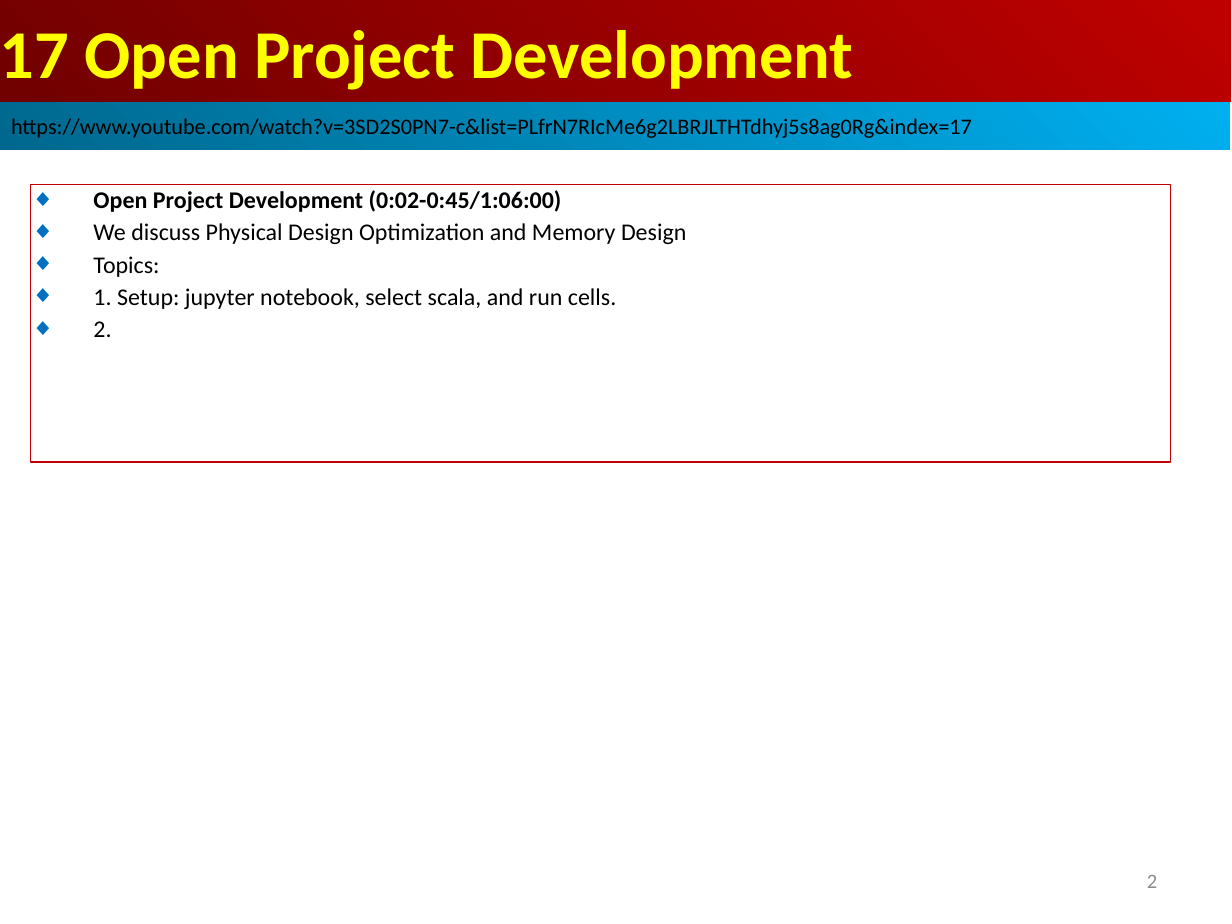
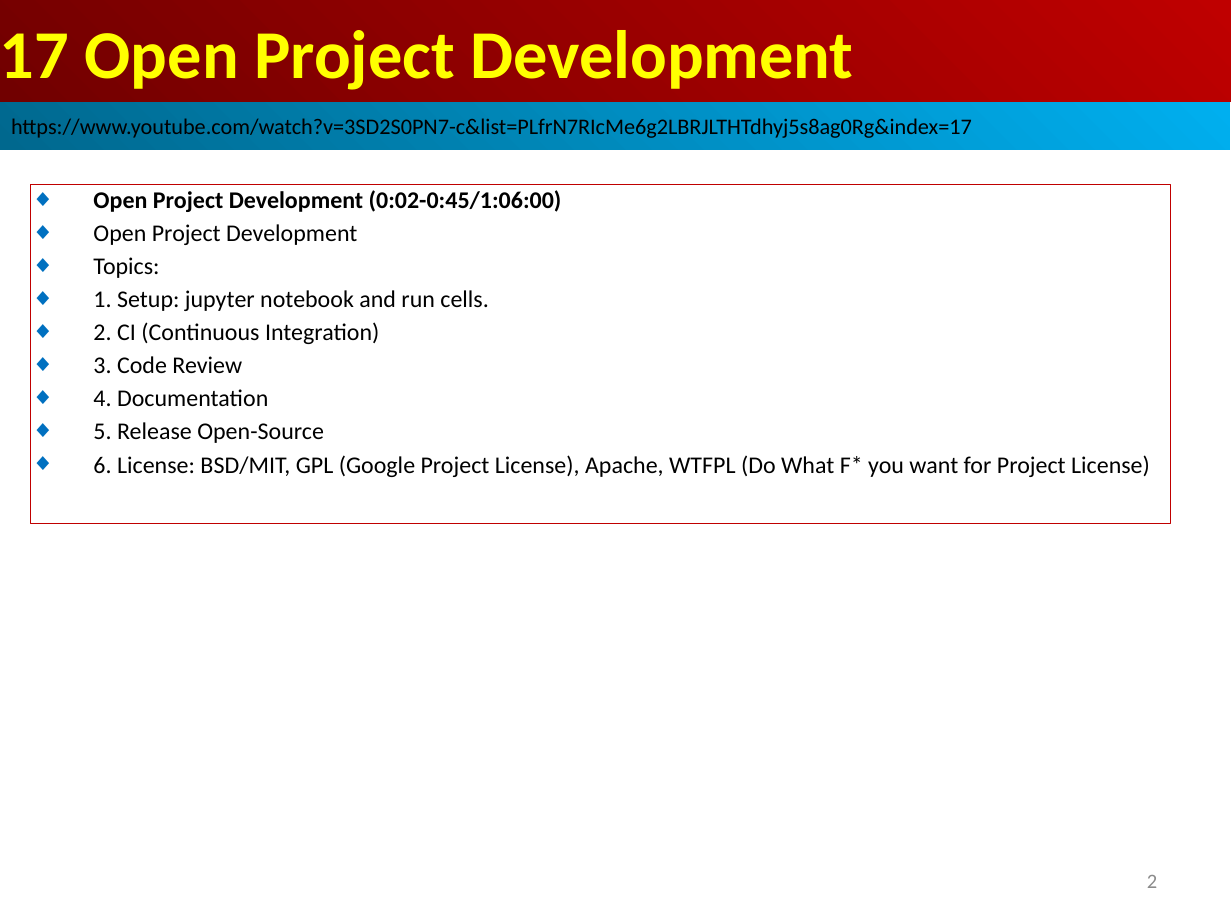
Before and after one commit to peterhchen/AIU_CS800_Chisel, a slide deck: slide 2 of 500_UCSC_HWD/017_Dev/000_Video/017.Dev.ppt. Drawn at 1232x924 pixels with LibreOffice and Linux fonts; fonts in the diff are those of the drawing. Boxes give left, top, right and bottom in pixels: in the first picture for what was removed or moved away, otherwise in the second. Text is boxed around its words. In the diff, an @@ line names an element or a change of style, - is before the commit and + after.

```diff
--- a/500_UCSC_HWD/017_Dev/000_Video/017.Dev.ppt
+++ b/500_UCSC_HWD/017_Dev/000_Video/017.Dev.ppt
@@ rectangle "Open Project Development (0:02-0:45/1:06:00)": place and size @@
-rectangle "Open Project Development (0:02-0:45/1:06:00)" at box(31, 185, 1170, 462)
+rectangle "Open Project Development (0:02-0:45/1:06:00)" at box(31, 185, 1170, 524)
@@ text in rectangle at box(93, 224, 357, 245): text changed @@
-◆ We discuss Physical Design Optimization and Memory Design
+◆ Open Project Development
@@ text in rectangle at box(93, 290, 1150, 477): text changed @@
-◆ 1. Setup: jupyter notebook, select scala, and run cells.
-◆ 2.
+◆ 1. Setup: jupyter notebook and run cells.
+◆ 2. CI (Continuous Integration)
+◆ 3. Code Review
+◆ 4. Documentation
+◆ 5. Release Open-Source
+◆ 6. License: BSD/MIT, GPL (Google Project License), Apache, WTFPL (Do What F* you want for Project License)
```
Also in this commit, not shown: 1 other slide changed, 8 slides added.
